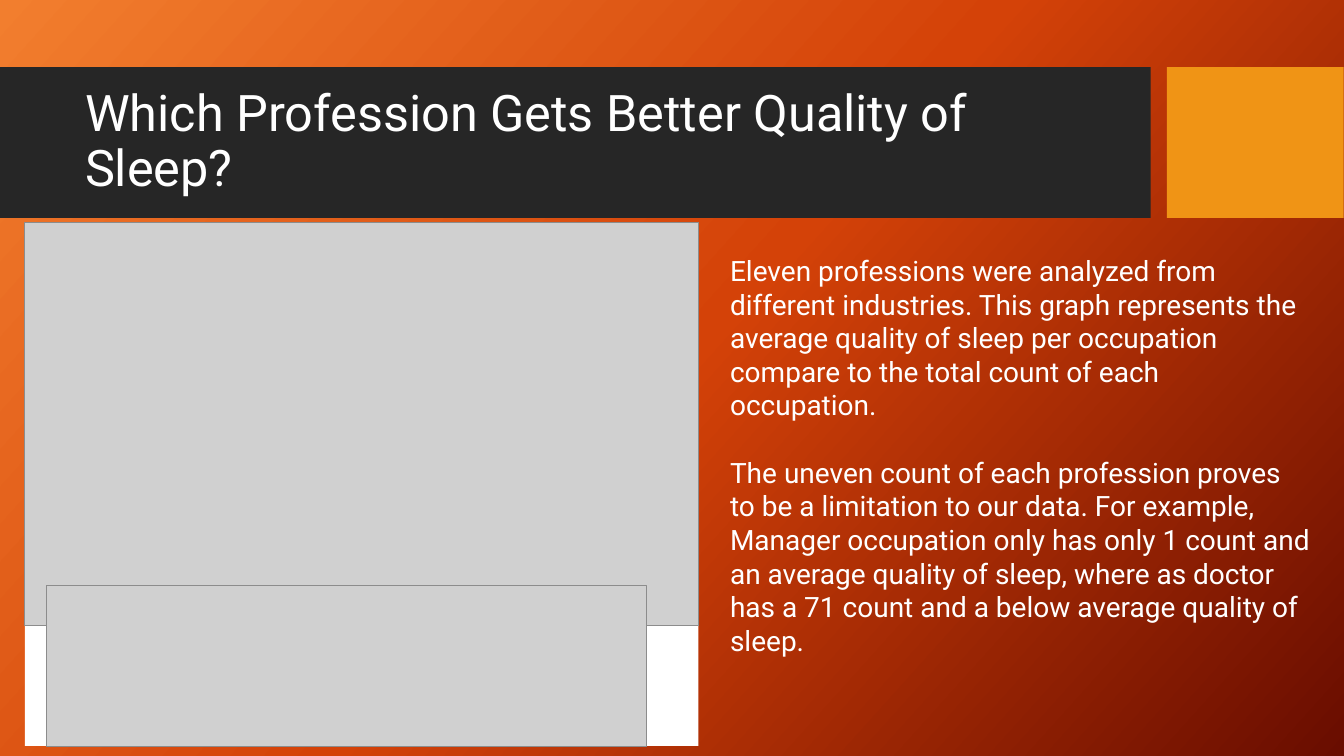
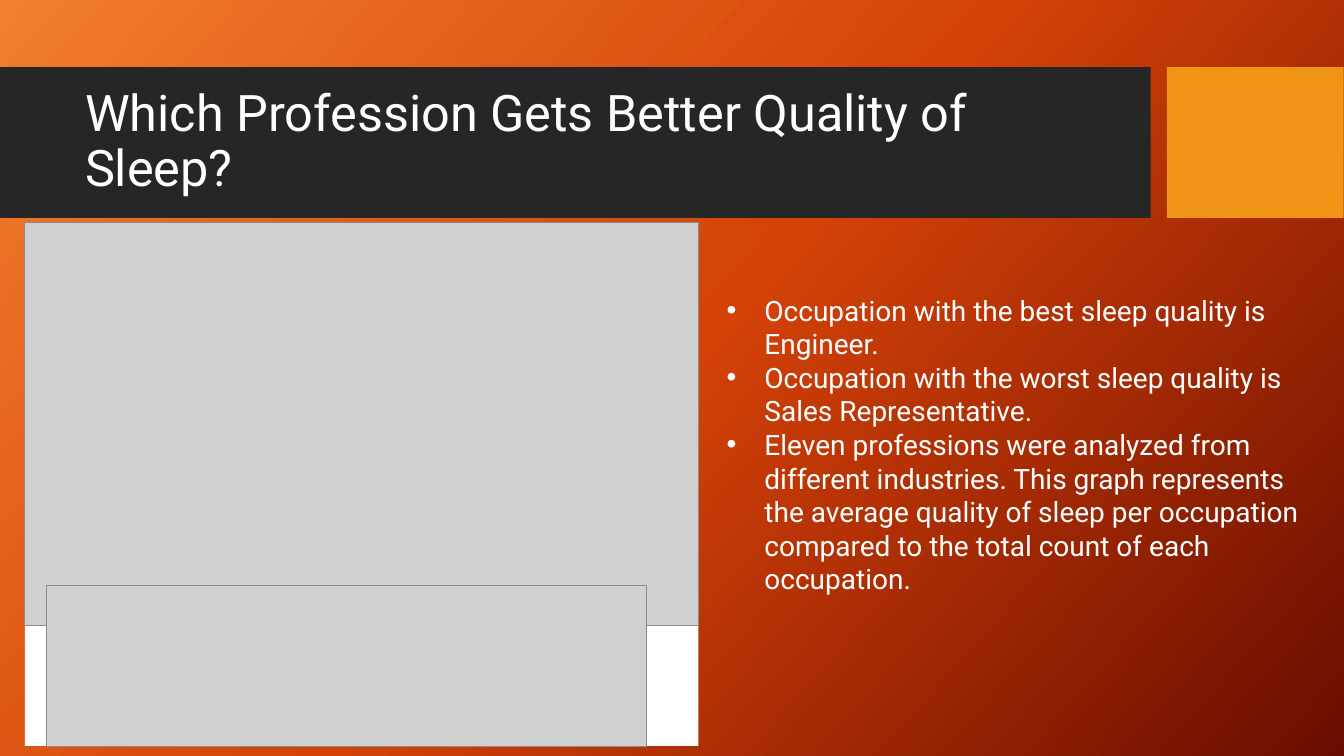
Before and after one commit to jaredsletto/Project_1, a slide deck: slide 12 of Project 1 - Sleep Project.pptx (slide 10 before the commit). Drawn at 1344x756 pixels with LibreOffice and Linux fonts; fonts in the diff are those of the drawing; grey boxes stand for pictures; background and template pictures are left out. Boxes give left, top, right and bottom in pixels: in the first picture for what was removed or moved away, otherwise in the second. Text is boxed around its words. In the diff, an @@ line names an element or a change of style, - is before the commit and + after.

Commit message:
final powerpoint

```diff
--- a/Project 1 - Sleep Project.pptx
+++ b/Project 1 - Sleep Project.pptx
@@ text at [764, 300, 1298, 595]: text changed @@
-Eleven professions were analyzed from different industries. This graph represents the average quality of sleep per occupation compare to the total count of each occupation.
-The uneven count of each profession proves to be a limitation to our data. For example, Manager occupation only has only 1 count and an average quality of sleep, where as doctor has a 71 count and a below average quality of sleep.
+• Occupation with the best sleep quality is Engineer.
+• Occupation with the worst sleep quality is Sales Representative.
+• Eleven professions were analyzed from different industries. This graph represents the average quality of sleep per occupation compared to the total count of each occupation.
```
Also in this commit, not shown: 3 other slides changed, 13 slides added.
